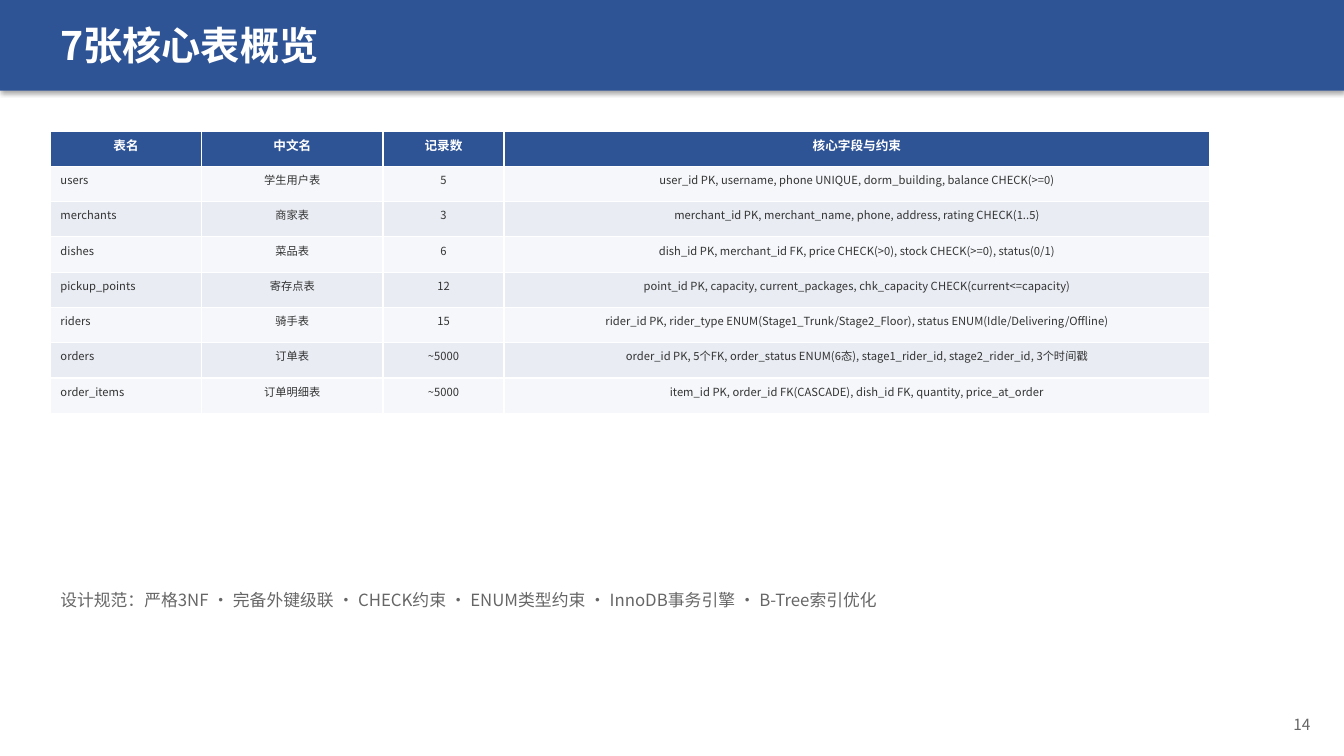
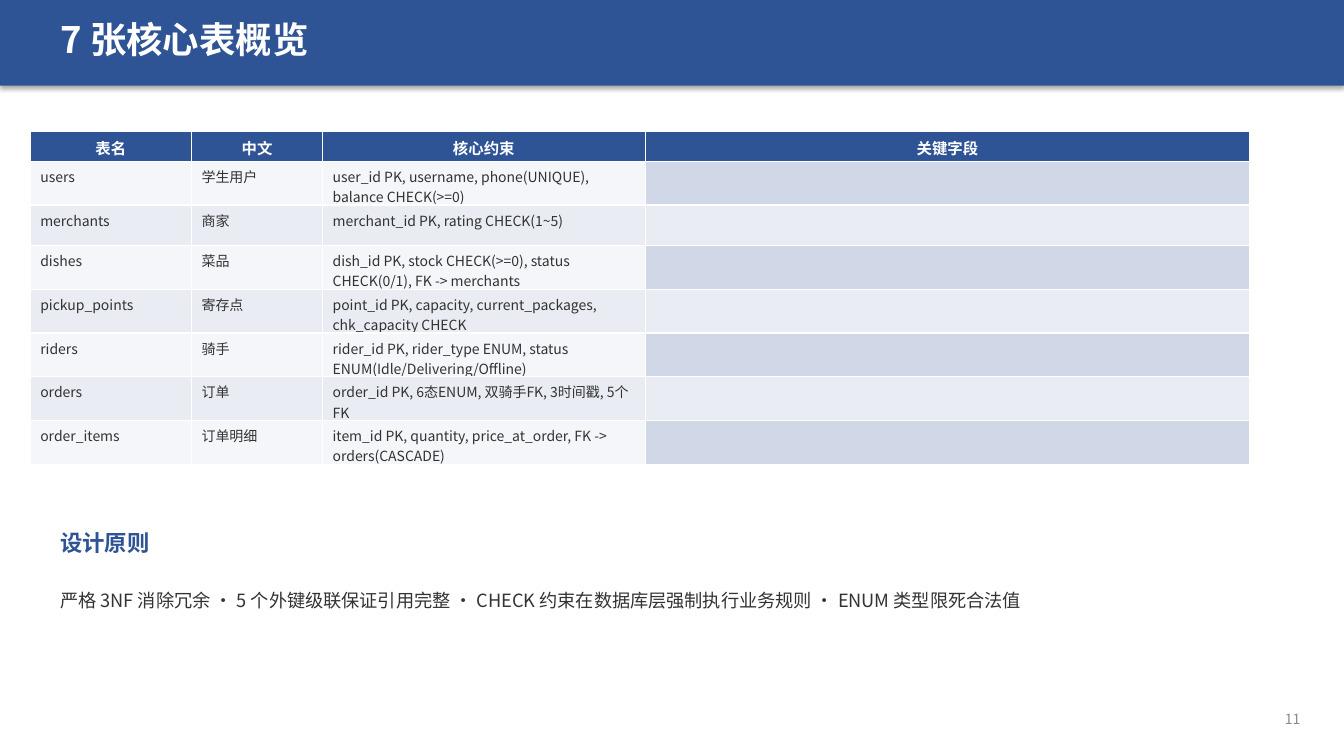
Before and after one commit to sou1maker/database, a slide deck: slide 11 of 校园外卖两段式配送系统_答辩汇报.pptx. Drawn at 1344x756 pixels with LibreOffice and Linux fonts; fonts in the diff are those of the drawing. Boxes give left, top, right and bottom in pixels: in the first picture for what was removed or moved away, otherwise in the second. Text is boxed around its words. In the diff, an @@ line names an element or a change of style, - is before the commit and + after.

```diff
--- a/校园外卖两段式配送系统_答辩汇报.pptx
+++ b/校园外卖两段式配送系统_答辩汇报.pptx
@@ rectangle: place and size @@
-rectangle at bbox=[0, 0, 1344, 91]
+rectangle at bbox=[0, 0, 1344, 86]
@@ text in rectangle at bbox=[60, 26, 318, 64]: text removed @@
-7张核心表概览
@@ text added at bbox=[60, 22, 308, 57], 26 pt, text #FFFFFF, bold @@
+7 张核心表概览
@@ table at bbox=[30, 131, 1250, 468] @@
-row 1: 表名 | 中文名 | 记录数 | 核心字段与约束
+row 1: 表名 | 中文 | 核心约束 | 关键字段
-row 2: users | 学生用户表 | 5 | user_id PK, username, phone UNIQUE, dorm_building, balance CHECK(>=0)
+row 2: users | 学生用户 | user_id PK, username, phone(UNIQUE), balance CHECK(>=0) | 
-row 3: merchants | 商家表 | 3 | merchant_id PK, merchant_name, phone, address, rating CHECK(1..5)
+row 3: merchants | 商家 | merchant_id PK, rating CHECK(1~5) | 
-row 4: dishes | 菜品表 | 6 | dish_id PK, merchant_id FK, price CHECK(>0), stock CHECK(>=0), status(0/1)
+row 4: dishes | 菜品 | dish_id PK, stock CHECK(>=0), status CHECK(0/1), FK -> merchants | 
-row 5: pickup_points | 寄存点表 | 12 | point_id PK, capacity, current_packages, chk_capacity CHECK(current<=capacity)
+row 5: pickup_points | 寄存点 | point_id PK, capacity, current_packages, chk_capacity CHECK | 
-row 6: riders | 骑手表 | 15 | rider_id PK, rider_type ENUM(Stage1_Trunk/Stage2_Floor), status ENUM(Idle/Delivering/Offline)
+row 6: riders | 骑手 | rider_id PK, rider_type ENUM, status ENUM(Idle/Delivering/Offline) | 
-row 7: orders | 订单表 | ~5000 | order_id PK, 5个FK, order_status ENUM(6态), stage1_rider_id, stage2_rider_id, 3个时间戳
+row 7: orders | 订单 | order_id PK, 6态ENUM, 双骑手FK, 3时间戳, 5个FK | 
-row 8: order_items | 订单明细表 | ~5000 | item_id PK, order_id FK(CASCADE), dish_id FK, quantity, price_at_order
+row 8: order_items | 订单明细 | item_id PK, quantity, price_at_order, FK -> orders(CASCADE) | 
@@ fill #F5F7FA to #F4F6F9 in 12 cells @@
@@ fill #F5F7FA to #D0D8E8 in 4 cells @@
@@ size 9 to 11 pt in "表名" @@
@@ size 8 to 10 pt in "users", "merchants", "dishes", "pickup_points" and 3 more places @@
@@ table: place and size @@
-table at bbox=[50, 131, 1210, 413]
+table at bbox=[30, 131, 1250, 468]
@@ text added at bbox=[60, 532, 149, 553], 16 pt, text #2F5496, bold @@
+设计原则
@@ text removed at bbox=[60, 592, 876, 608] @@
-设计规范：严格3NF · 完备外键级联 · CHECK约束 · ENUM类型约束 · InnoDB事务引擎 · B-Tree索引优化
@@ text added at bbox=[60, 591, 1021, 609], 13 pt, text #333333 @@
+严格 3NF 消除冗余 · 5 个外键级联保证引用完整 · CHECK 约束在数据库层强制执行业务规则 · ENUM 类型限死合法值
@@ text added at bbox=[1285, 714, 1301, 724], 10 pt, text #888888 @@
+11
@@ text removed at bbox=[1293, 718, 1310, 730] @@
-14
```
Also in this commit, not shown: 23 other slides changed, 18 slides added, 14 slides removed, 1 other file.
